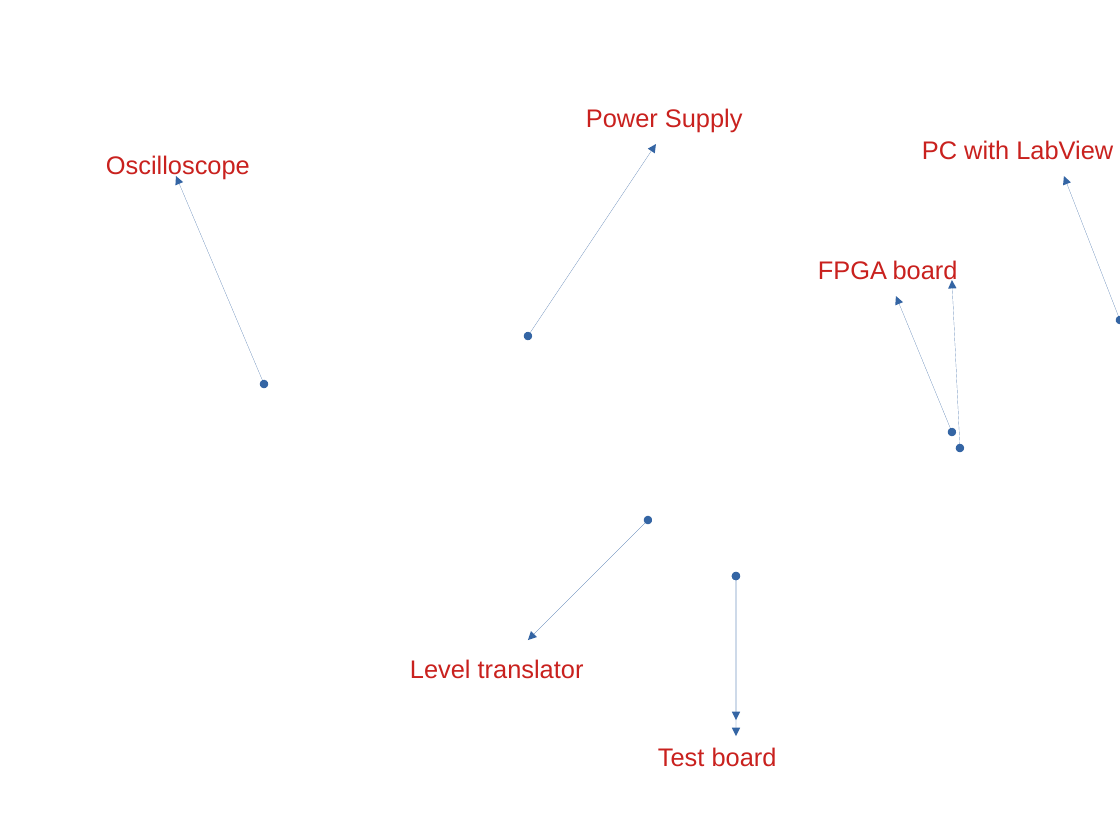
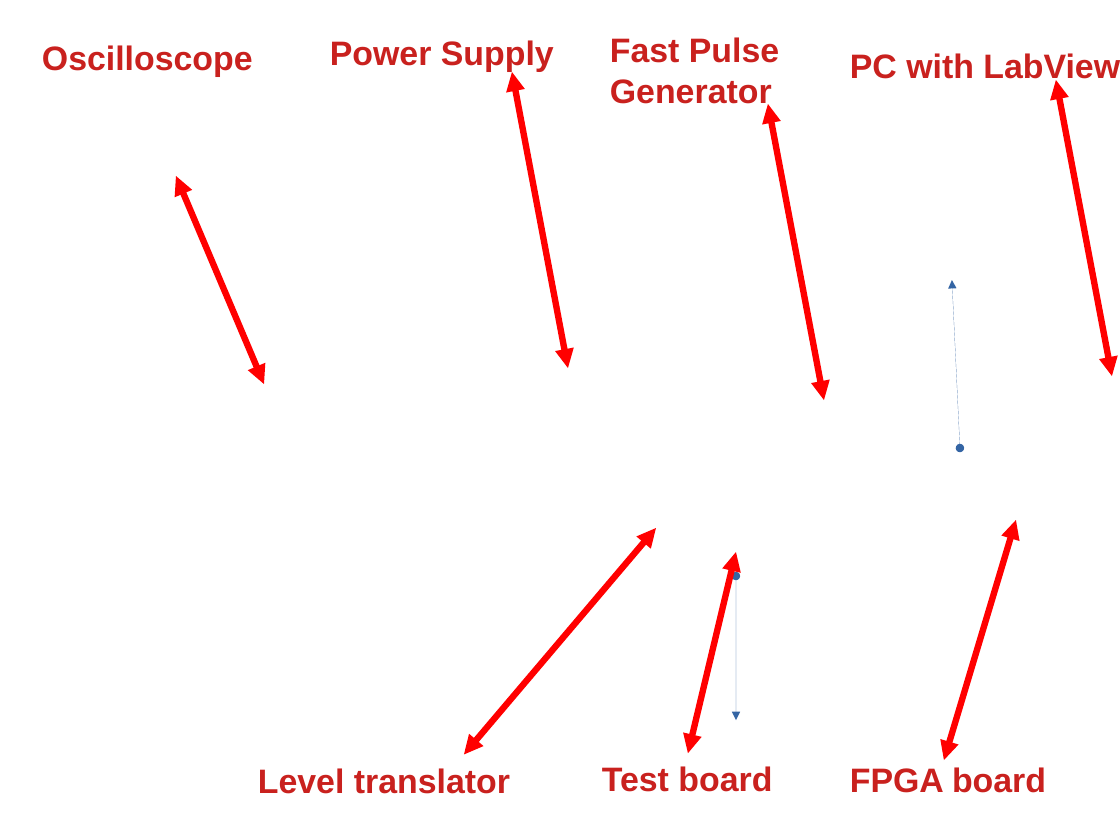
Before and after one commit to stefan-zugravel/prova_intermedia_tesi_stefan, a slide deck: slide 1 of IMG_TO_USE/TestBench.odp. Drawn at 1120x840 pixels with LibreOffice and Linux fonts; fonts in the diff are those of the drawing; background and template pictures are left out. Boxes give left, top, right and bottom in pixels: in the first picture for what was removed or moved away, otherwise in the second. Text is boxed around its words. In the diff, an @@ line names an element or a change of style, - is before the commit and + after.

```diff
--- a/IMG_TO_USE/TestBench.odp
+++ b/IMG_TO_USE/TestBench.odp
@@ text "Power Supply": place and size @@
-text "Power Supply" at (586, 108, 743, 133)
+text "Power Supply" at (330, 40, 554, 72)
@@ text "Oscilloscope": place and size @@
-text "Oscilloscope" at (106, 155, 250, 179)
+text "Oscilloscope" at (42, 45, 253, 77)
@@ text added at (610, 37, 779, 110), 24 pt, text #C9211E, bold @@
+Fast Pulse Generator
@@ text "PC with LabView": place and size @@
-text "PC with LabView" at (922, 140, 1113, 160)
+text "PC with LabView" at (850, 53, 1120, 85)
@@ double arrow added from (568, 368) to (512, 72), #FF0000 4.51 pt @@
@@ double arrow moved from (1120, 320) - (1064, 176) to (1112, 376) - (1056, 80) @@
@@ double arrow (1112, 376) - (1056, 80): stroke #3465A4 0 pt to #FF0000 4.51 pt; arrowheads changed @@
@@ double arrow added from (824, 400) to (768, 104), #FF0000 4.51 pt @@
@@ double arrow removed from (528, 336) to (657, 144) @@
@@ double arrow (264, 384) - (176, 176): stroke #3465A4 0 pt to #FF0000 4.51 pt; arrowheads changed @@
@@ double arrow removed from (952, 432) to (896, 296) @@
@@ double arrow added from (657, 528) to (464, 755), #FF0000 4.51 pt @@
@@ double arrow removed from (648, 520) to (528, 640) @@
@@ double arrow added from (1016, 520) to (944, 760), #FF0000 4.51 pt @@
@@ double arrow moved from (736, 576) - (736, 736) to (736, 552) - (688, 753) @@
@@ double arrow (736, 552) - (688, 753): stroke #3465A4 0 pt to #FF0000 4.51 pt; arrowheads changed @@
@@ text "Level translator": place and size @@
-text "Level translator" at (410, 659, 584, 679)
+text "Level translator" at (258, 768, 510, 794)
@@ text "Test board": place and size @@
-text "Test board" at (658, 747, 777, 767)
+text "Test board" at (602, 766, 772, 792)
@@ size 18 to 24 pt, bold on in 6 elements at (602, 766, 772, 792), (850, 53, 1120, 85), (42, 45, 253, 77), (258, 768, 510, 794), (330, 40, 554, 72), (850, 767, 1046, 793) @@
@@ text "FPGA board": place and size @@
-text "FPGA board" at (818, 260, 958, 285)
+text "FPGA board" at (850, 767, 1046, 793)
```
Also in this commit, not shown: 23 other files.
